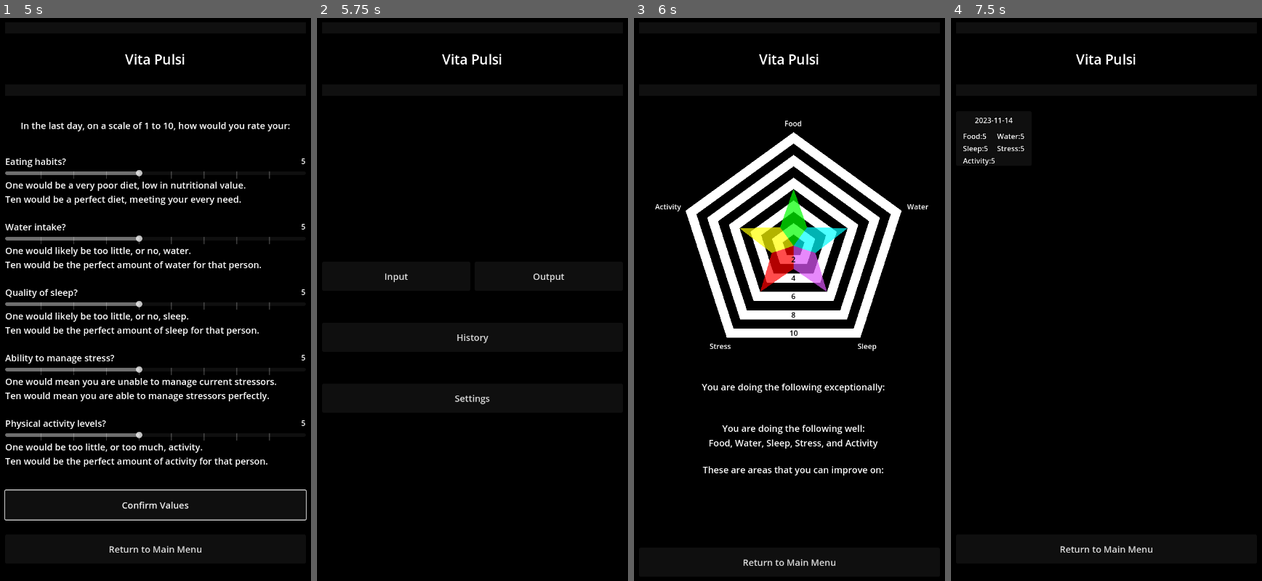
Above: before the commit, frames 1-4 (left to right).
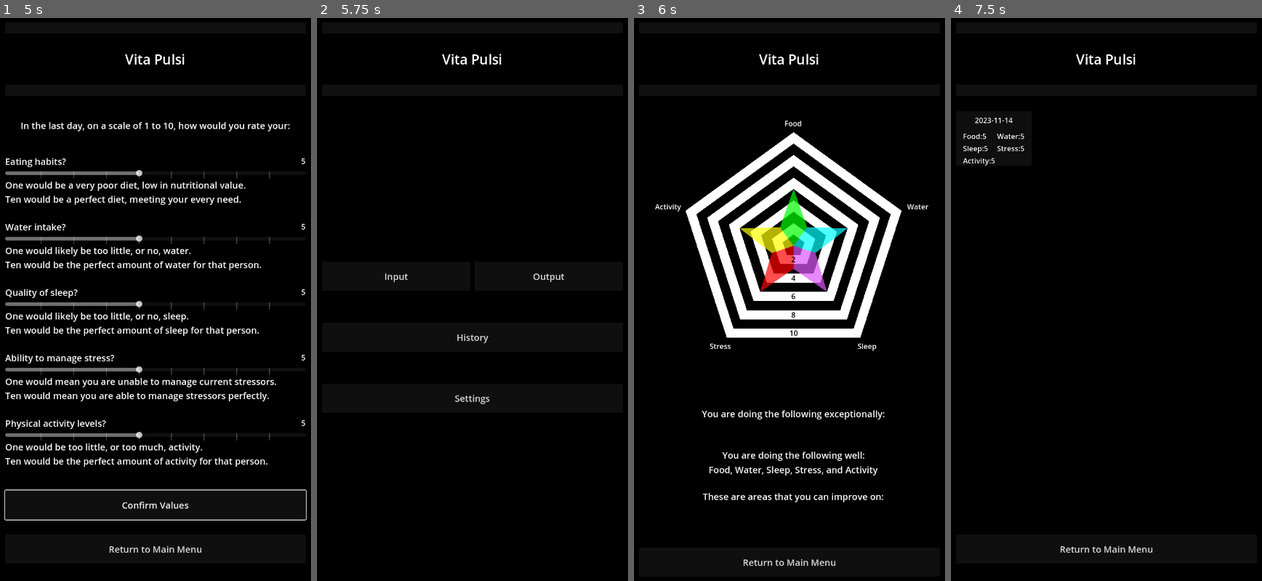
Above: after the commit, the same moments.

Repository: Thorqs/VitaPulsi
Game: Godot game, scene res://control.tscn
The game is run twice, just before and just after one commit, with the same random seed, the same clock (stepped at 60 frames per second) and the same inputs.
Inputs:
- Up to frame 1 (5 s): click "Input" at 0.5 s; click "Confirm Values" at 1.25 s; click "Confirm Values" at 2 s; click "Confirm" at 2.75 s; click "Confirm Values" at 3.5 s; click "Confirm" at 4.25 s
- Up to frame 2 (5.75 s): click "Return to Main Menu" at 5 s
- Up to frame 3 (6 s): click "Output" at 5.75 s
- Up to frame 4 (7.5 s): click "Return to Main Menu" at 6.5 s; click "History" at 7.25 s

Frames 1-2 are identical in both runs. In frame 3, 2.4% of the frame differs, in the area x 21-81%, y 64-87%; in frame 4, nothing differs.

Commit message:
Feedback now vertically positions itself halfway between radar graph and menu button

Diff:
--- a/radar_display.gd
+++ b/radar_display.gd
@@ -202,7 +202,7 @@
 
 	recommendation_box.size.x = 662
 
-	recommendation_box.position.y = stress_label.position.y + 60
+	recommendation_box.position.y = (stress_label.position.y + stress_label.size.y + get_viewport_rect().size.y - 90 - recommendation_box.size.y)/2
 	recommendation_box.position.x = get_viewport_rect().size.x/2 - 20 - recommendation_box.size.x/2
 
 
